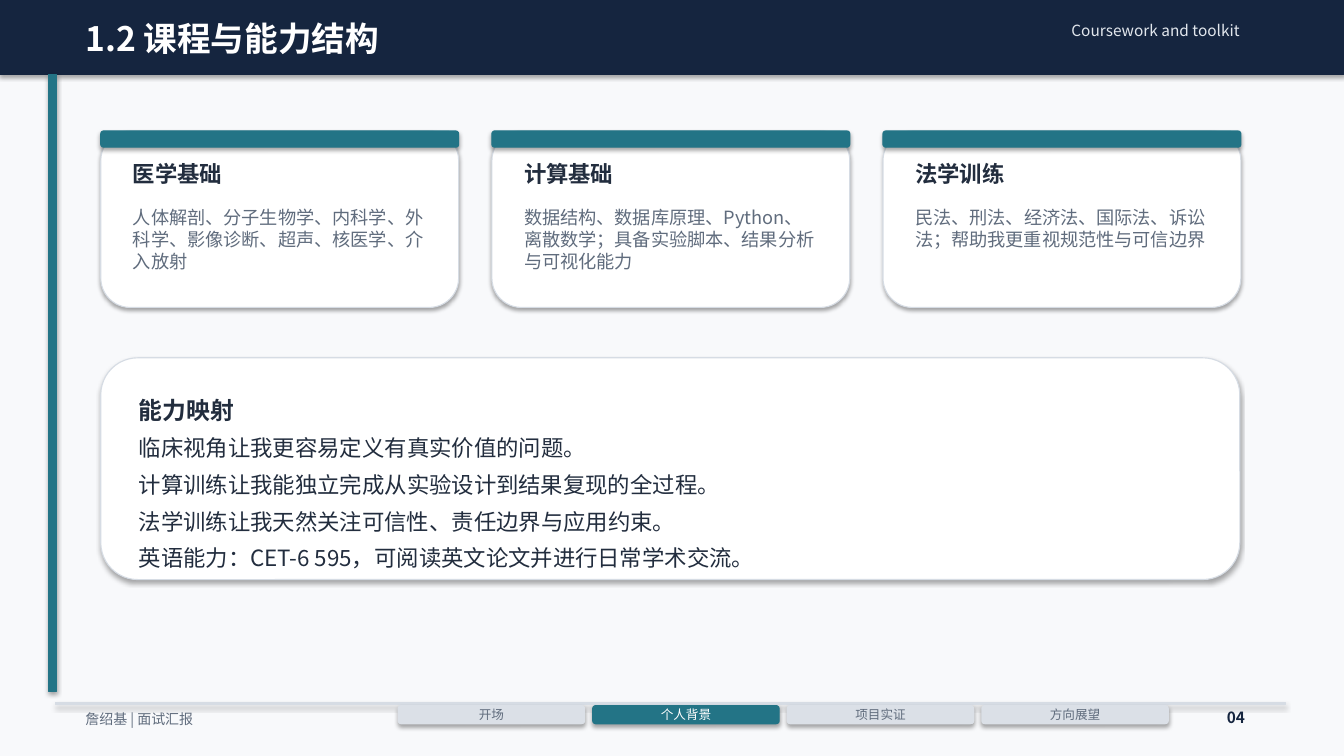
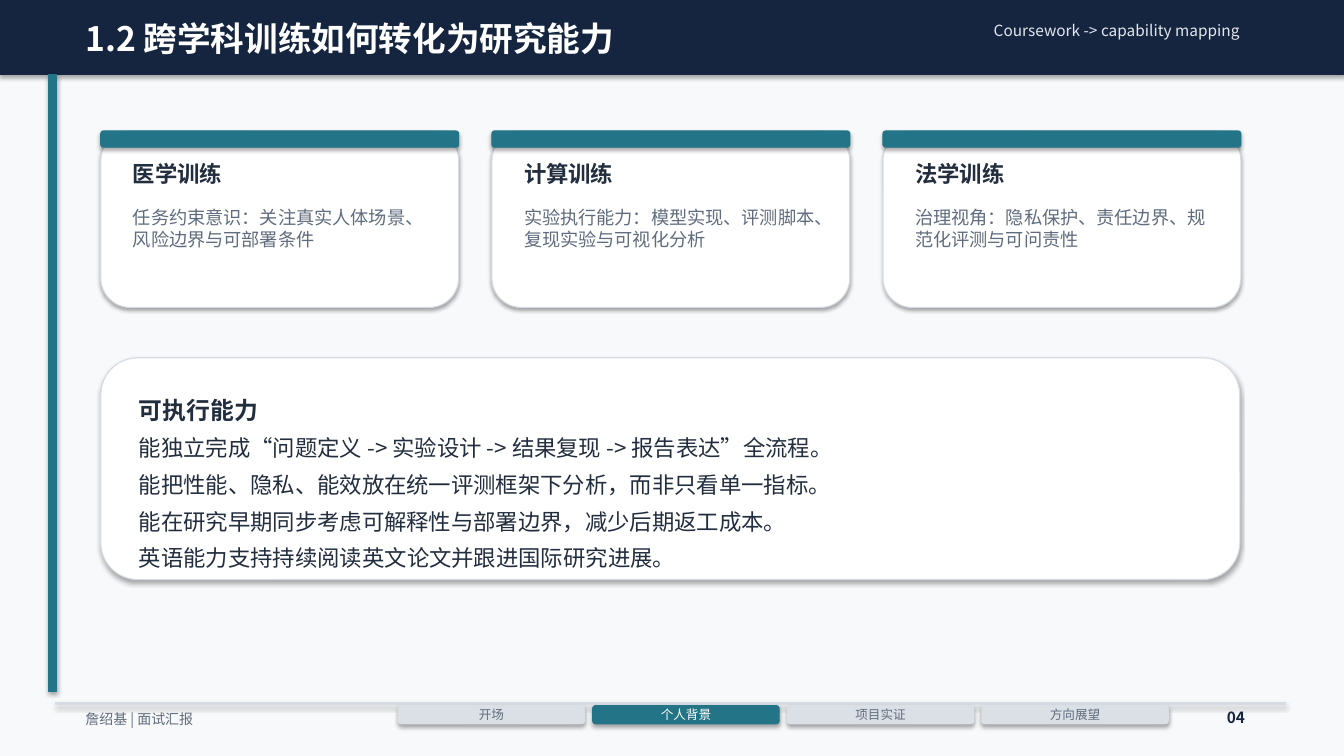
Before and after one commit to ZhanMous/PrivEnergyBench, a slide deck: slide 4 of docs/20min_面试汇报_詹绍基_20页图表版.pptx. Drawn at 1344x756 pixels with LibreOffice and Linux fonts; fonts in the diff are those of the drawing. Boxes give left, top, right and bottom in pixels: in the first picture for what was removed or moved away, otherwise in the second. Text is boxed around its words. In the diff, an @@ line names an element or a change of style, - is before the commit and + after.

```diff
--- a/docs/20min_面试汇报_詹绍基_20页图表版.pptx
+++ b/docs/20min_面试汇报_詹绍基_20页图表版.pptx
@@ text at (x1=85, y1=22, x2=614, y2=54): text changed @@
-1.2 课程与能力结构
+1.2 跨学科训练如何转化为研究能力
@@ text at (x1=994, y1=23, x2=1239, y2=40): text changed @@
-Coursework and toolkit
+Coursework -> capability mapping
@@ text at (x1=133, y1=163, x2=222, y2=184): text changed @@
-医学基础
+医学训练
@@ text at (x1=524, y1=163, x2=613, y2=184): text changed @@
-计算基础
+计算训练
@@ text at (x1=133, y1=209, x2=424, y2=248): text changed @@
-人体解剖、分子生物学、内科学、外科学、影像诊断、超声、核医学、介入放射
+任务约束意识：关注真实人体场景、风险边界与可部署条件
@@ text at (x1=524, y1=208, x2=833, y2=248): text changed @@
-数据结构、数据库原理、Python、离散数学；具备实验脚本、结果分析与可视化能力
+实验执行能力：模型实现、评测脚本、复现实验与可视化分析
@@ text at (x1=915, y1=208, x2=1206, y2=248): text changed @@
-民法、刑法、经济法、国际法、诉讼法；帮助我更重视规范性与可信边界
+治理视角：隐私保护、责任边界、规范化评测与可问责性
@@ text at (x1=139, y1=398, x2=258, y2=421): text changed @@
-能力映射
+可执行能力
@@ text at (x1=139, y1=437, x2=833, y2=568): text changed @@
-临床视角让我更容易定义有真实价值的问题。
-计算训练让我能独立完成从实验设计到结果复现的全过程。
-法学训练让我天然关注可信性、责任边界与应用约束。
-英语能力：CET-6 595，可阅读英文论文并进行日常学术交流。
+能独立完成“问题定义 -> 实验设计 -> 结果复现 -> 报告表达”全流程。
+能把性能、隐私、能效放在统一评测框架下分析，而非只看单一指标。
+能在研究早期同步考虑可解释性与部署边界，减少后期返工成本。
+英语能力支持持续阅读英文论文并跟进国际研究进展。
```
Also in this commit, not shown: 15 other slides changed, 1 slide added, 17 other files.
